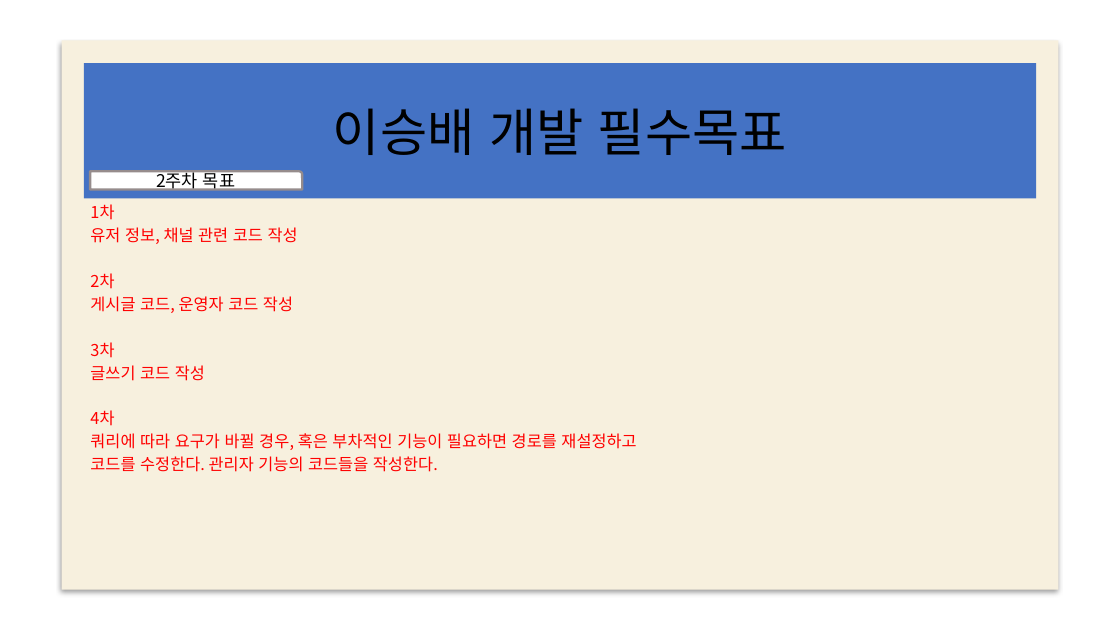
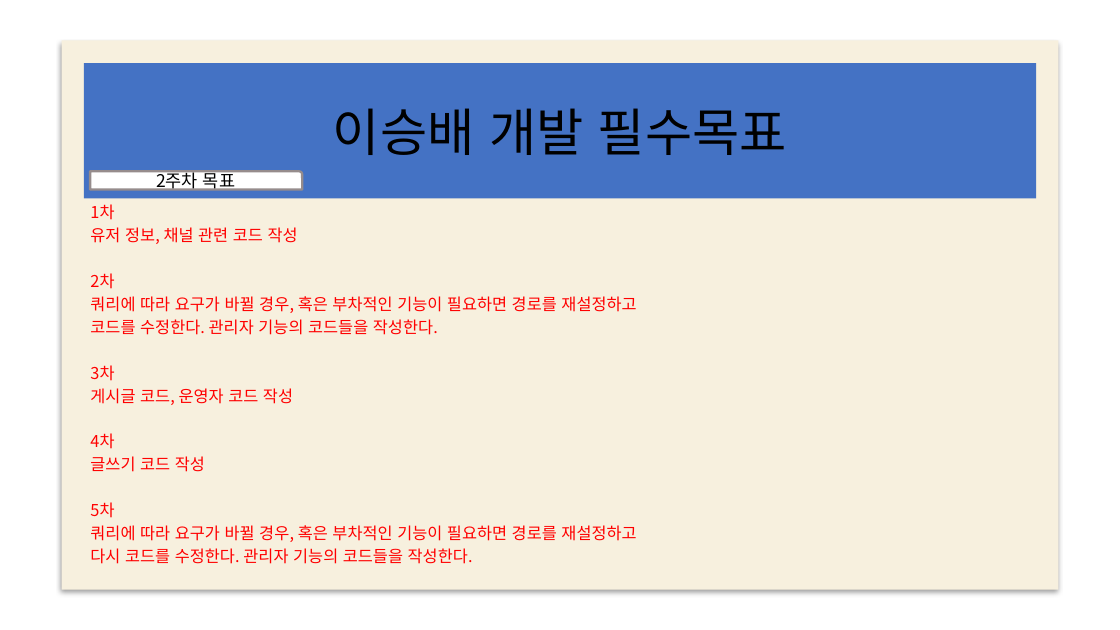
Before and after one commit to web5-kimgangmoon/teamproject_cloneCoding-Kim-Lee-Son-, a slide deck: slide 18 of 스케줄표.pptx. Drawn at 1120x630 pixels with LibreOffice and Linux fonts; fonts in the diff are those of the drawing; background and template pictures are left out. Boxes give left, top, right and bottom in pixels: in the first picture for what was removed or moved away, otherwise in the second. Text is boxed around its words. In the diff, an @@ line names an element or a change of style, - is before the commit and + after.

```diff
--- a/스케줄표.pptx
+++ b/스케줄표.pptx
@@ subtitle at (x1=90, y1=296, x2=293, y2=426): paragraphs removed @@
-게시글 코드, 운영자 코드 작성
-3차
-글쓰기 코드 작성
-4차
@@ subtitle at (x1=90, y1=365, x2=636, y2=564): paragraphs added @@
+3차
+게시글 코드, 운영자 코드 작성
+4차
+글쓰기 코드 작성
+5차
+쿼리에 따라 요구가 바뀔 경우, 혹은 부차적인 기능이 필요하면 경로를 재설정하고
+다시 코드를 수정한다. 관리자 기능의 코드들을 작성한다.
```
Also in this commit, not shown: 8 other slides changed, 2 other files.
